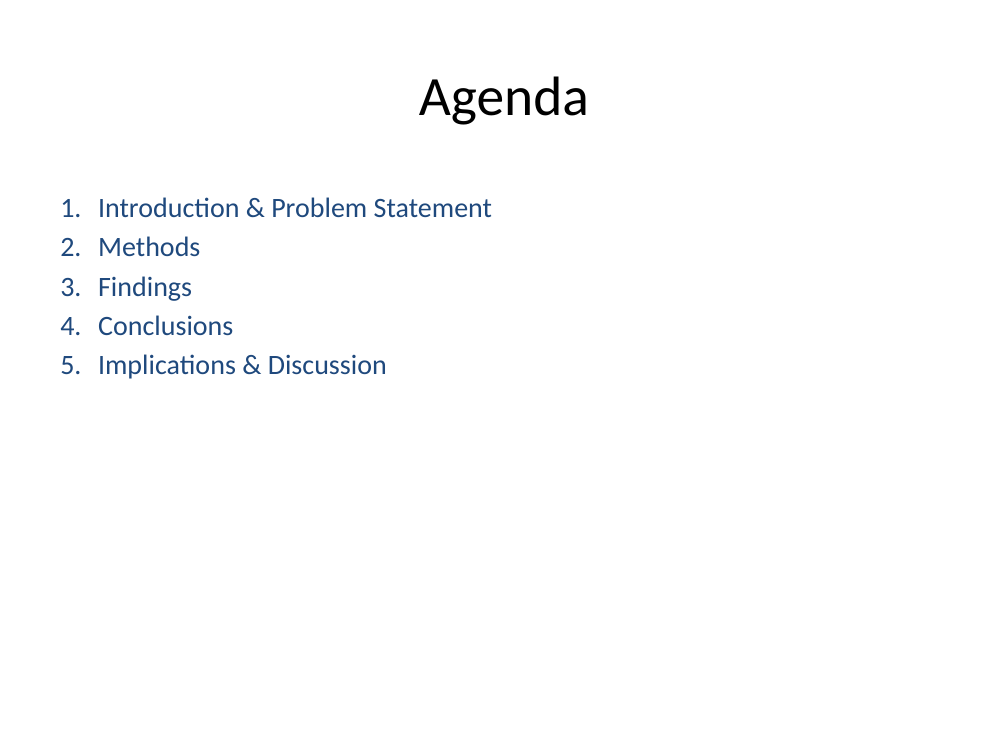
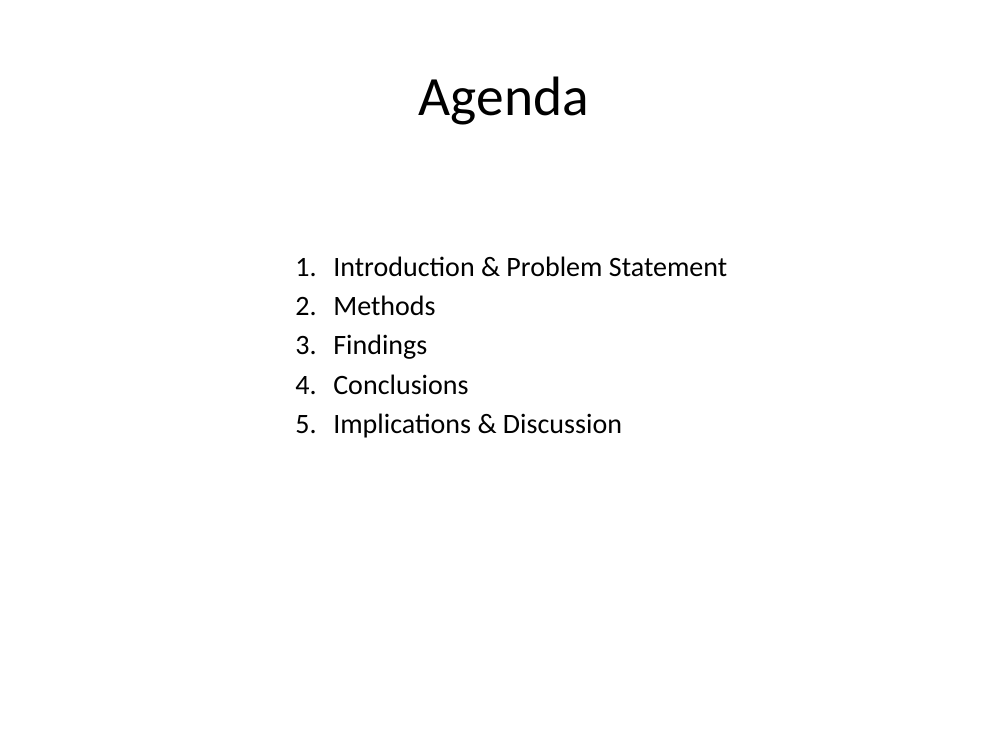
Before and after one commit to write2bobby/Project-1-Team-1, a slide deck: slide 2 of final/Project1team1jodyandrepurnimasambobby.pptx. Drawn at 1008x756 pixels with LibreOffice and Linux fonts; fonts in the diff are those of the drawing. Boxes give left, top, right and bottom in pixels: in the first picture for what was removed or moved away, otherwise in the second. Text is boxed around its words. In the diff, an @@ line names an element or a change of style, - is before the commit and + after.

```diff
--- a/final/Project1team1jodyandrepurnimasambobby.pptx
+++ b/final/Project1team1jodyandrepurnimasambobby.pptx
@@ text "Introduction & Problem Statement": place and size @@
-text "Introduction & Problem Statement" at box(98, 197, 492, 379)
+text "Introduction & Problem Statement" at box(333, 256, 727, 438)
@@ text "Introduction & Problem Statement" at box(333, 256, 727, 438): text colour #1F497D to #000000 @@
```
Also in this commit, not shown: 3 other slides changed, 5 slides added, 4 slides removed, 2 other files.
